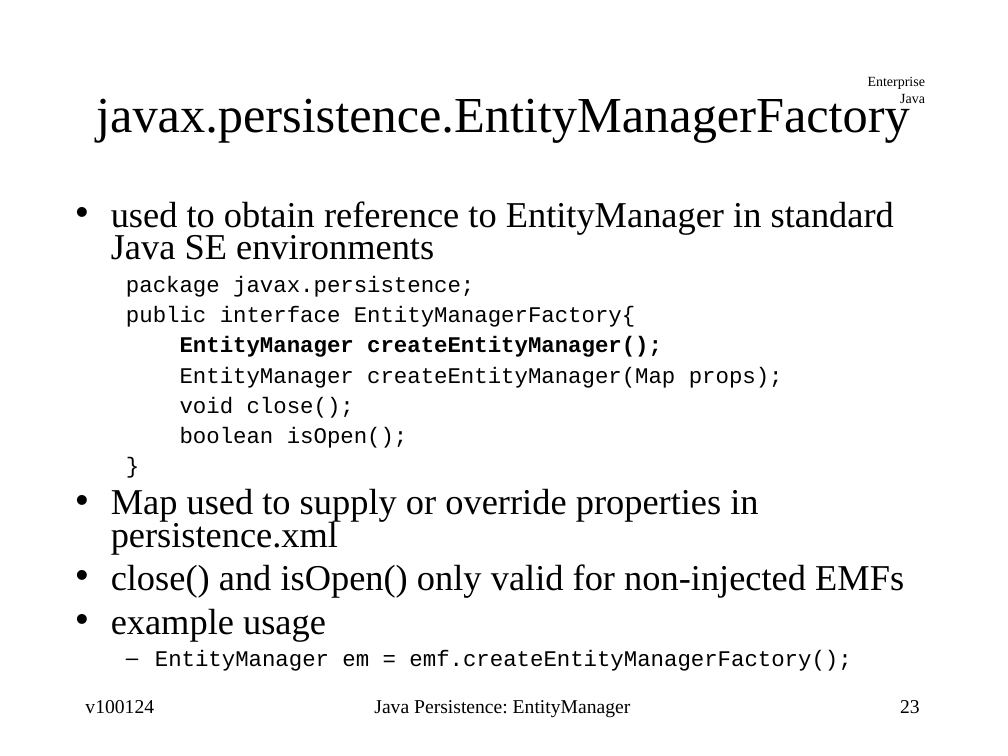
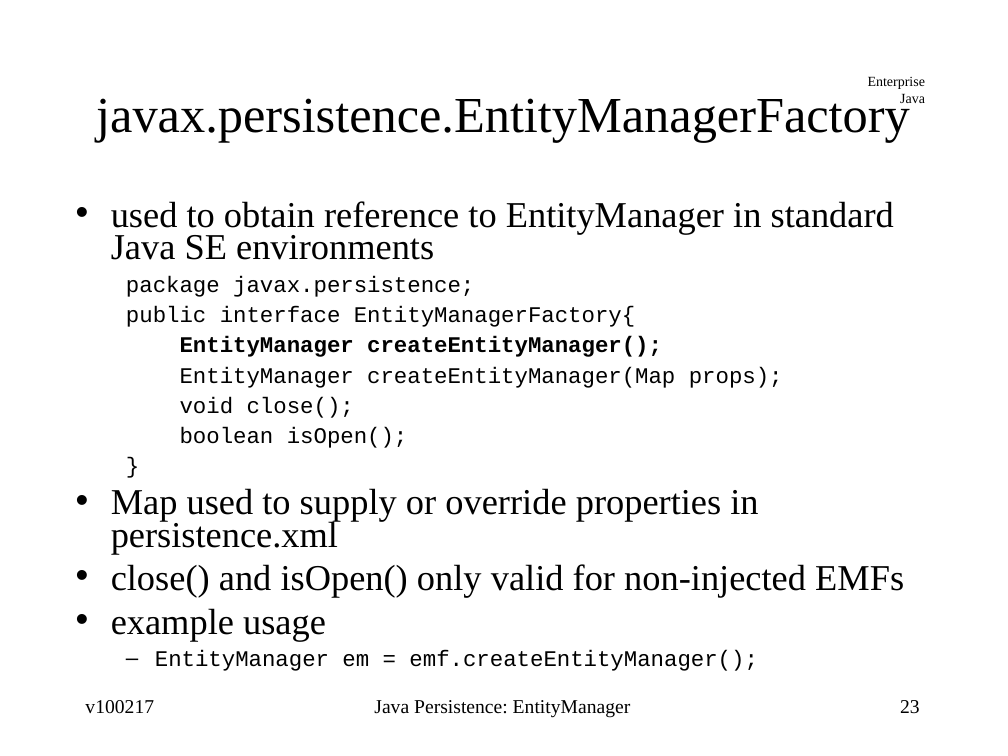
Before and after one commit to jcstaff/ejava-javaee, a slide deck: slide 23 of jpaDAO/src/site/resources/lectures/entityMgr.ppt. Drawn at 1008x756 pixels with LibreOffice and Linux fonts; fonts in the diff are those of the drawing. Boxes give left, top, right and bottom in pixels: in the first picture for what was removed or moved away, otherwise in the second. Text is boxed around its words. In the diff, an @@ line names an element or a change of style, - is before the commit and + after.

```diff
--- a/jpaDAO/src/site/resources/lectures/entityMgr.ppt
+++ b/jpaDAO/src/site/resources/lectures/entityMgr.ppt
@@ text at <box>155,650,757,671</box>: text changed @@
-  – EntityManager em = emf.createEntityManagerFactory();
+  – EntityManager em = emf.createEntityManager();
@@ text at <box>85,700,154,714</box>: text changed @@
-v100124
+v100217
```
Also in this commit, not shown: 53 other slides changed, 1 other file.
